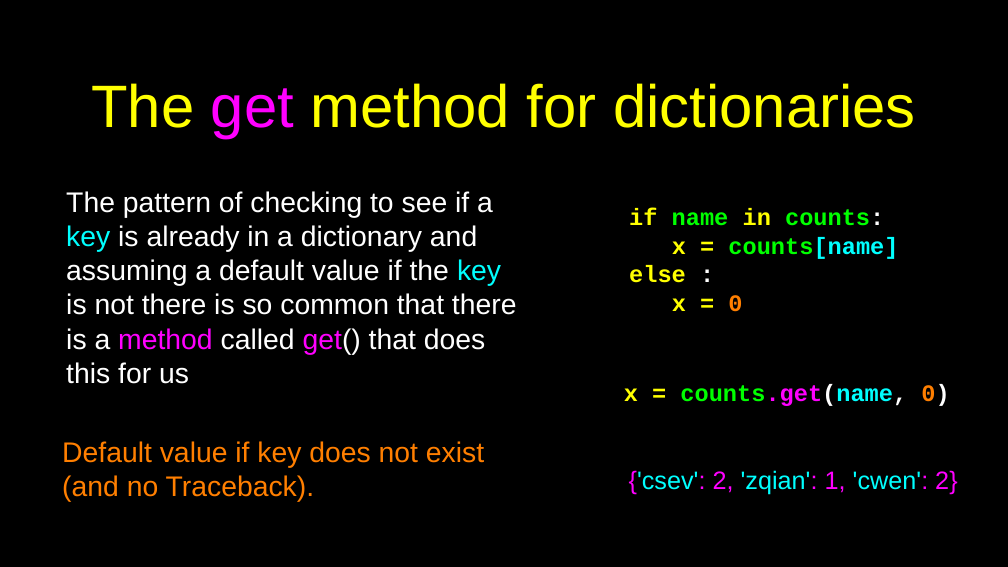
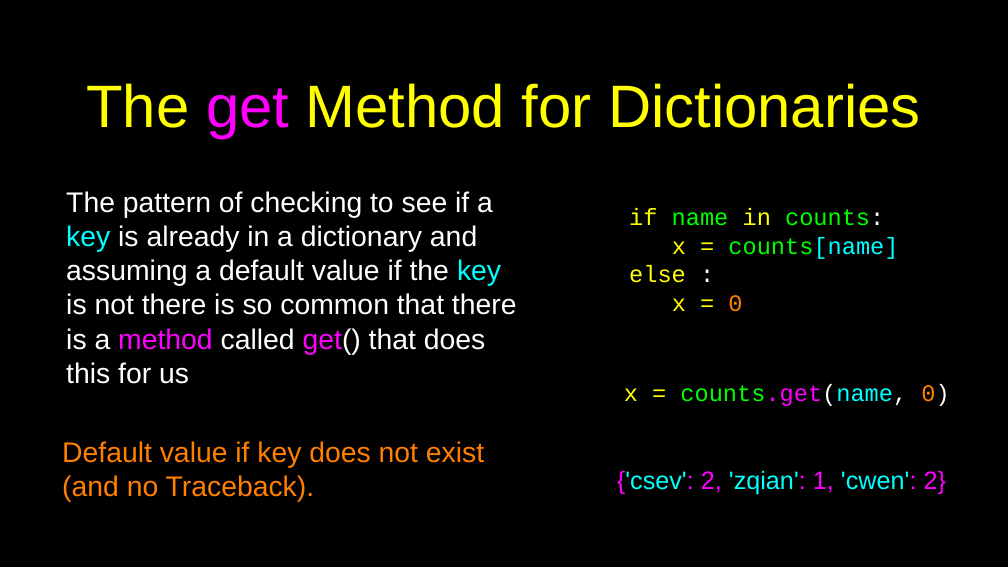
Before and after one commit to csev/py4e, a slide deck: slide 17 of lectures3/Pythonlearn-09-Dictionaries.pptx (slide 18 before the commit). Drawn at 1008x567 pixels with LibreOffice and Linux fonts; fonts in the diff are those of the drawing. Boxes give left, top, right and bottom in pixels: in the first picture for what was removed or moved away, otherwise in the second. Text is boxed around its words. In the diff, an @@ line names an element or a change of style, - is before the commit and + after.

```diff
--- a/lectures3/Pythonlearn-09-Dictionaries.pptx
+++ b/lectures3/Pythonlearn-09-Dictionaries.pptx
@@ title at bbox=[86, 83, 921, 138]: text changed @@
-The get method for dictionaries
+The get Method for Dictionaries
@@ text "if name in counts:" at bbox=[629, 208, 898, 312]: bold off @@
@@ text "x = counts.get(name, 0)" at bbox=[624, 384, 949, 406]: bold off @@
@@ text "{'csev': 2, 'zqian': 1, 'cwen': ...": place and size @@
-text "{'csev': 2, 'zqian': 1, 'cwen': ..." at bbox=[629, 470, 957, 494]
+text "{'csev': 2, 'zqian': 1, 'cwen': ..." at bbox=[617, 470, 946, 494]
```
Also in this commit, not shown: 22 other slides changed, 1 slide removed, 1 other file.
